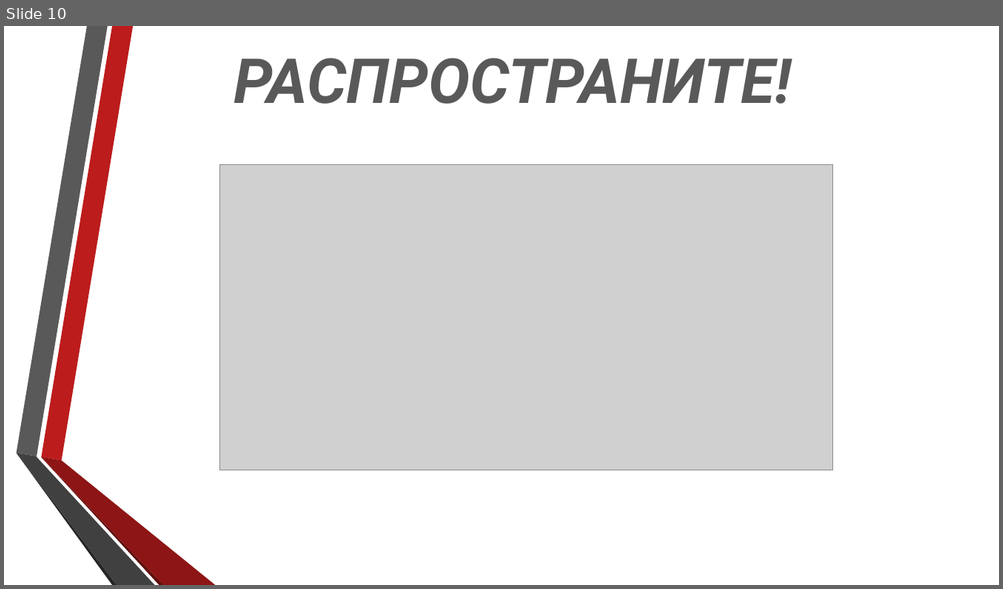
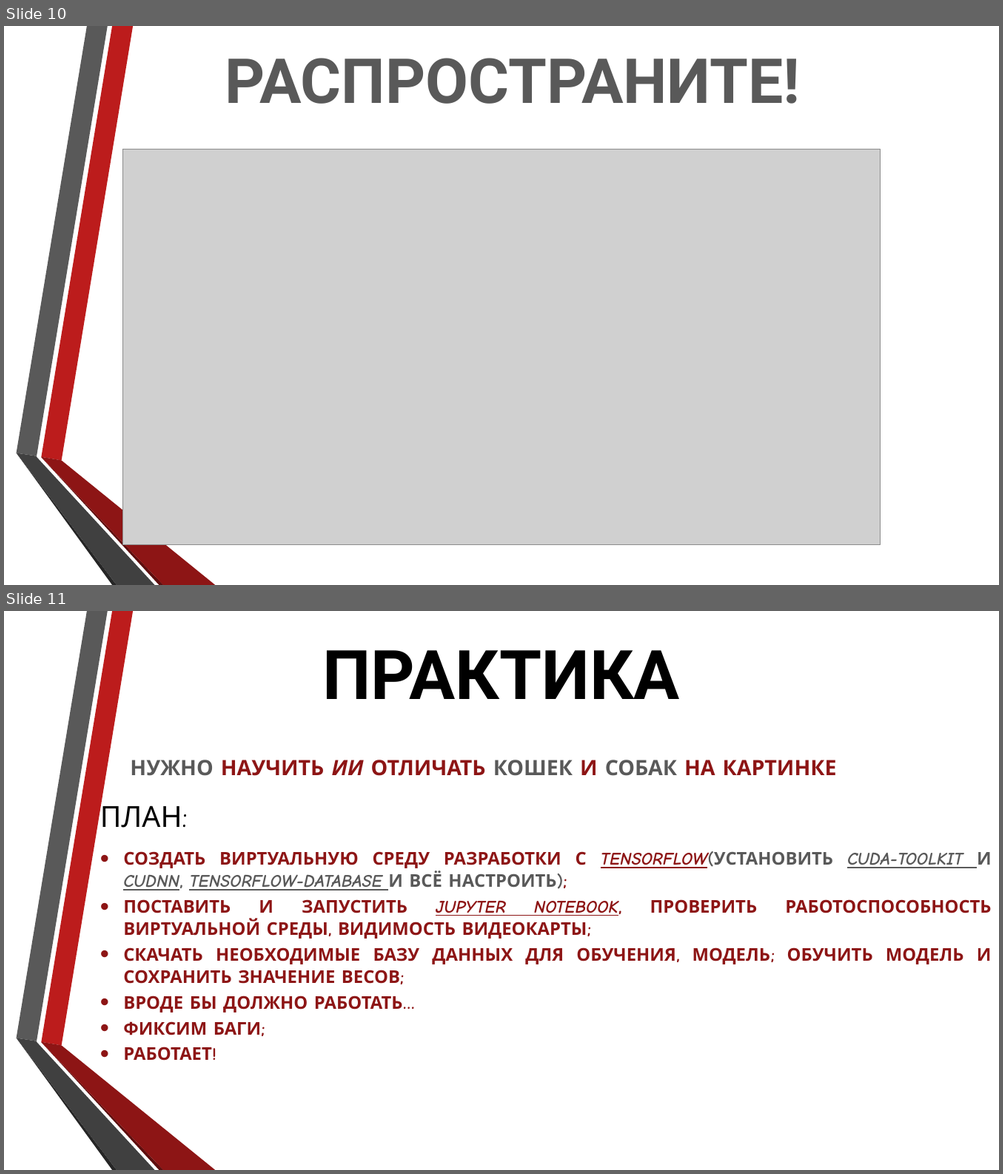
Before and after one commit to DanteTemplar/NPK, a slide deck: Нейронные Сети, Бельков.pptx. Shown one above the other, each under a label of ours: slide 10 before the commit, slides 10 and 11 after it. The pictures are 1003x589 and 1003x1174 pixels, drawn with LibreOffice and Linux fonts; fonts in the diff are those of the drawing; grey boxes stand for pictures; background and template pictures are left out. Boxes give left, top, right and bottom in pixels: in the first picture for what was removed or moved away, otherwise in the second. Text is boxed around its words. In the diff, an @@ line names an element or a change of style, - is before the commit and + after.

```diff
--- a/Нейронные Сети, Бельков.pptx
+++ b/Нейронные Сети, Бельков.pptx
@@ slide 11 added at box(4, 611, 999, 1170), background picture (left out); not listed: 6 template elements that a slide beside it also shows @@
@@ title added at box(323, 650, 680, 699), 66 pt, text #000000, bold @@
+ПРАКТИКА
@@ text added at box(100, 760, 991, 1061), 17 pt, text #8D1515, bold @@
+НУЖНО НАУЧИТЬ ИИ ОТЛИЧАТЬ КОШЕК И СОБАК НА КАРТИНКЕ
+ПЛАН:
+• СОЗДАТЬ ВИРТУАЛЬНУЮ СРЕДУ РАЗРАБОТКИ С TENSORFLOW(УСТАНОВИТЬ CUDA-TOOLKIT И CUDNN, TENSORFLOW-DATABASE И ВСЁ НАСТРОИТЬ);
+• ПОСТАВИТЬ И ЗАПУСТИТЬ JUPYTER NOTEBOOK, ПРОВЕРИТЬ РАБОТОСПОСОБНОСТЬ ВИРТУАЛЬНОЙ СРЕДЫ, ВИДИМОСТЬ ВИДЕОКАРТЫ;
+• СКАЧАТЬ НЕОБХОДИМЫЕ БАЗУ ДАННЫХ ДЛЯ ОБУЧЕНИЯ, МОДЕЛЬ; ОБУЧИТЬ МОДЕЛЬ И СОХРАНИТЬ ЗНАЧЕНИЕ ВЕСОВ;
+• ВРОДЕ БЫ ДОЛЖНО РАБОТАТЬ…
+• ФИКСИМ БАГИ;
+• РАБОТАЕТ!
@@ slide 10 changed as well @@
@@ title "РАСПРОСТРАНИТЕ!" at box(225, 58, 800, 104): italic off @@
@@ picture: place and size @@
-picture at box(219, 165, 833, 471)
+picture at box(122, 149, 880, 545)
```
Also in this commit, not shown: 3 other slides changed, 13 other slides added, 9 slides removed, 1 other file.
